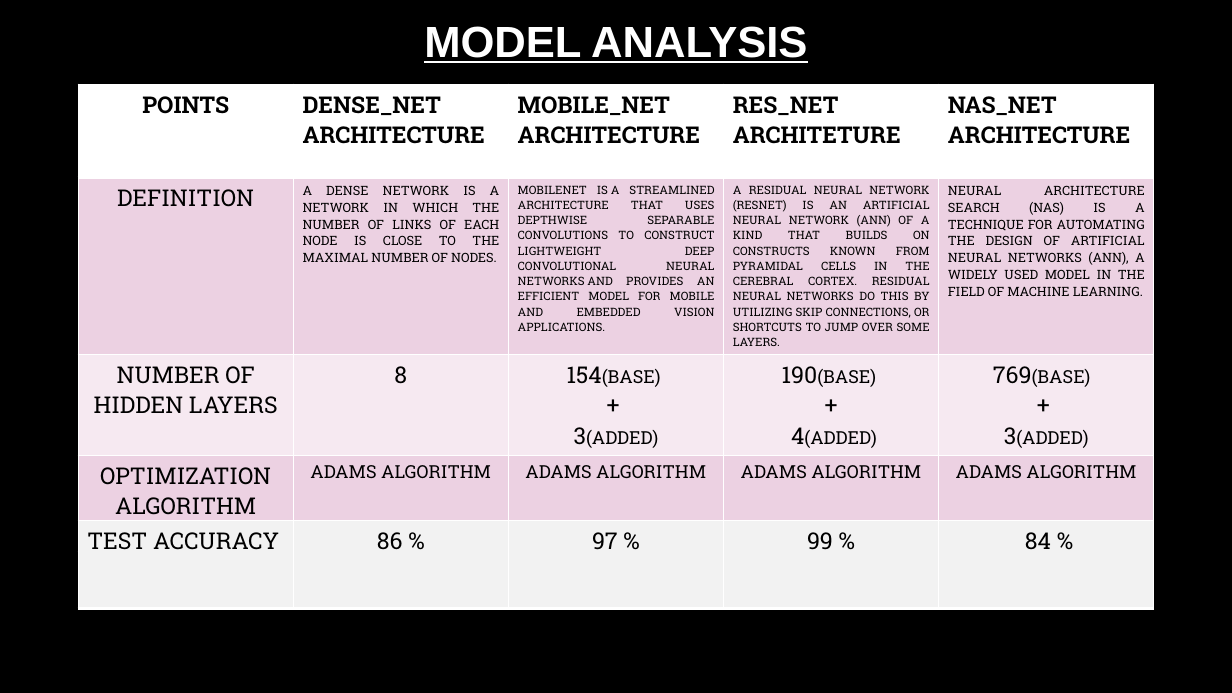
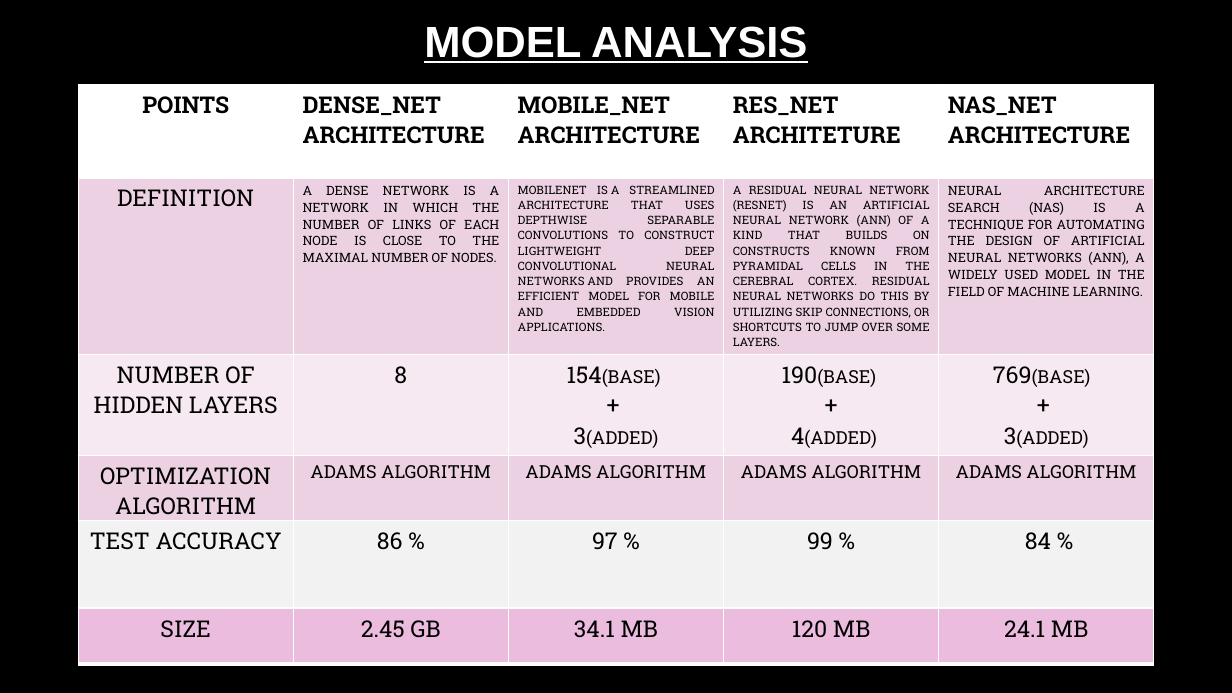
Before and after one commit to ProjectLads/Face-Mask-Detection, a slide deck: slide 20 of ppt/FINAL YEAR PROJECT PPT UPDATED.pptx. Drawn at 1232x693 pixels with LibreOffice and Linux fonts; fonts in the diff are those of the drawing; background and template pictures are left out. Boxes give left, top, right and bottom in pixels: in the first picture for what was removed or moved away, otherwise in the second. Text is boxed around its words. In the diff, an @@ line names an element or a change of style, - is before the commit and + after.

```diff
--- a/ppt/FINAL YEAR PROJECT PPT UPDATED.pptx
+++ b/ppt/FINAL YEAR PROJECT PPT UPDATED.pptx
@@ table at [79, 520, 1155, 609] @@
@@ alignment left to centre @@
@@ table added at [79, 609, 1155, 665], 1 rows, 5 columns @@
+SIZE | 2.45 GB | 34.1 MB | 120 MB | 24.1 MB
```
Also in this commit, not shown: 1 other slide changed, 2 slides added, 1 slide removed, 1 other file.
